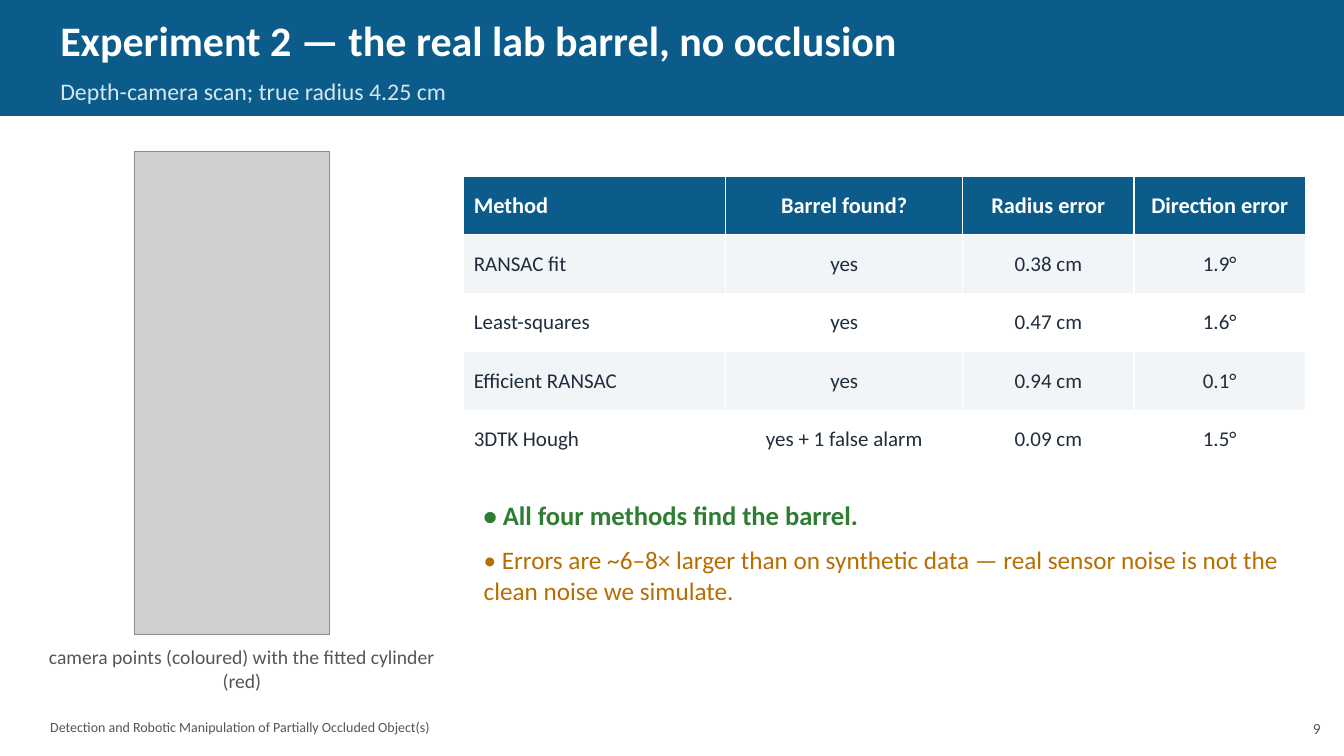
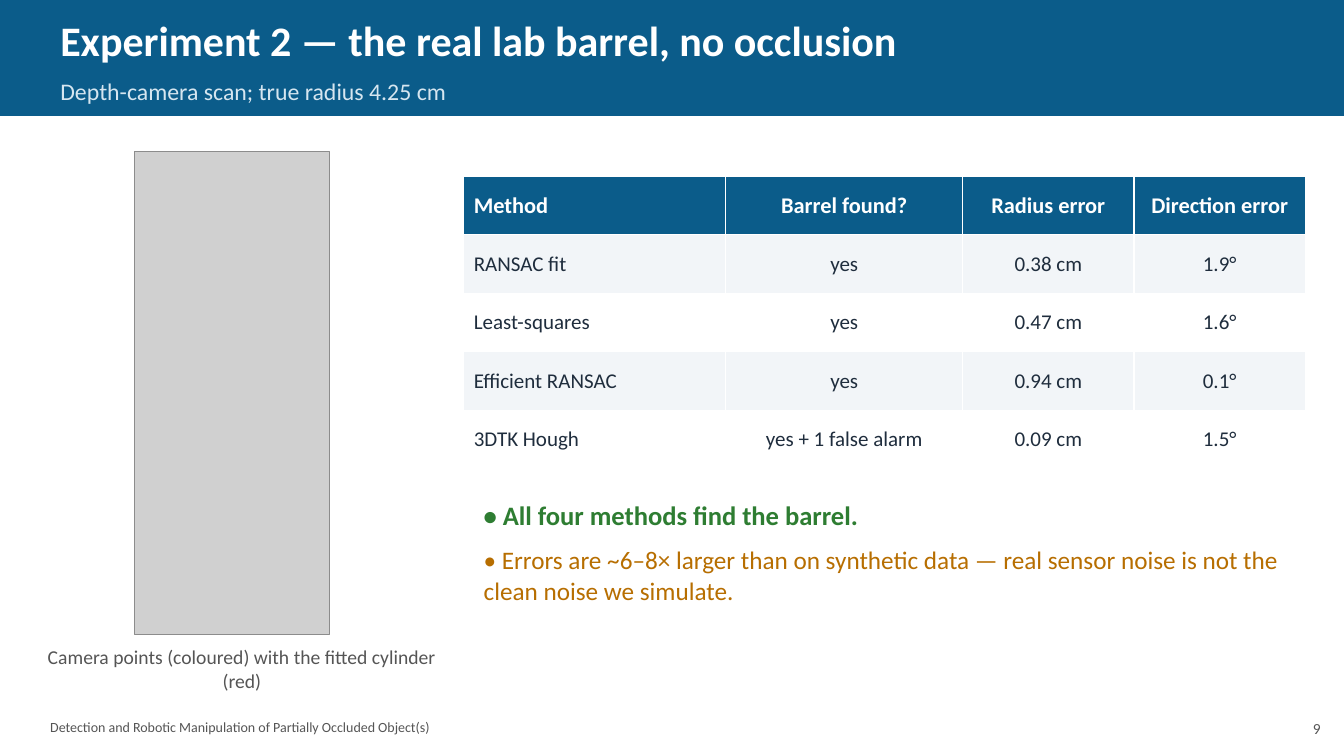
Before and after one commit to coder-1011/barrel-detection, a slide deck: slide 10 of researchwrite/evaluation_presentation.pptx. Drawn at 1344x756 pixels with LibreOffice and Linux fonts; fonts in the diff are those of the drawing; grey boxes stand for pictures. Boxes give left, top, right and bottom in pixels: in the first picture for what was removed or moved away, otherwise in the second. Text is boxed around its words. In the diff, an @@ line names an element or a change of style, - is before the commit and + after.

Commit message:
Eval deck v3.1: trim risks table and move it before roadmap, add thank-you slide, capitalize chart text

```diff
--- a/researchwrite/evaluation_presentation.pptx
+++ b/researchwrite/evaluation_presentation.pptx
@@ text at [48,650,435,691]: text changed @@
-camera points (coloured) with the fitted cylinder (red)
+Camera points (coloured) with the fitted cylinder (red)
```
Also in this commit, not shown: 5 other slides changed, 1 slide added, 12 other files.
